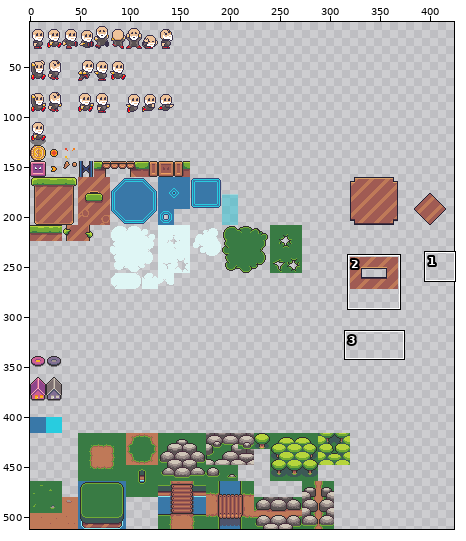
Sprite sheet -- ArkMethorst/bin/x86/Debug/Content/entities/enemy/frbplatformer.png. The first picture is a wide view before the edit; the outline marks the close-up.
Close-up. As it was:
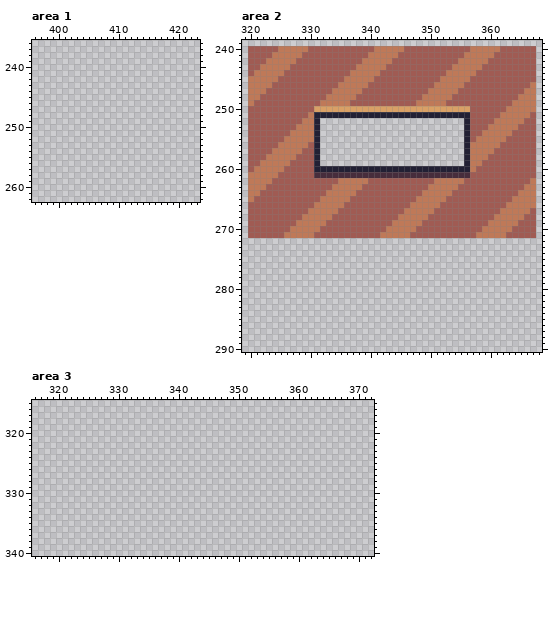
The file is 512x512 pixels. Colours within 5 levels of each other are drawn and written as one. Shown: area 1: x 396..423, y 236..262; area 2: x 319..368, y 239..290; area 3: x 316..372, y 315..340. The wide view leaves out empty margins.
Now the later version:
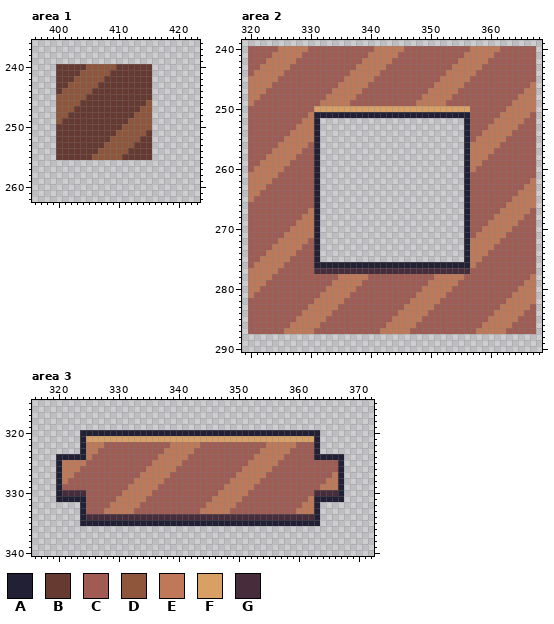
Palette (. is transparent): A #222034  B #663931  C #a05b53  D #8f563b  E #bf7958  F #d9a066  G #472d3c
What changed:
Area 1:
y 240: x 400..415 ................ -> BBBBBDDDDDBBBBBB
y 241: x 400..415 ................ -> BBBBDDDDDBBBBBBB
y 242: x 400..415 ................ -> BBBDDDDDBBBBBBBB
y 243: x 400..415 ................ -> BBDDDDDBBBBBBBBB
y 244: x 400..415 ................ -> BDDDDDBBBBBBBBBB
y 245: x 400..415 ................ -> DDDDDBBBBBBBBBBB
y 246: x 400..415 ................ -> DDDDBBBBBBBBBBBD
y 247: x 400..415 ................ -> DDDBBBBBBBBBBBDD
y 248: x 400..415 ................ -> DDBBBBBBBBBBBDDD
y 249: x 400..415 ................ -> DBBBBBBBBBBBDDDD
y 250: x 400..415 ................ -> BBBBBBBBBBBDDDDD
y 251: x 400..415 ................ -> BBBBBBBBBBDDDDDB
y 252: x 400..415 ................ -> BBBBBBBBBDDDDDBB
y 253: x 400..415 ................ -> BBBBBBBBDDDDDBBB
y 254: x 400..415 ................ -> BBBBBBBDDDDDBBBB
y 255: x 400..415 ................ -> BBBBBBDDDDDBBBBB
Area 2:
y 260: x 332..355 AAAAAAAAAAAAAAAAAAAAAAAA -> ........................
y 261: x 331..356 GGGGGGGGGGGGGGGGGGGGGGGGGG -> A........................A
y 262: x 331..356 CCCCEEEEECCCCCCCCCCCEEEEEC -> A........................A
y 263: x 331..356 CCCEEEEECCCCCCCCCCCEEEEECC -> A........................A
y 264: x 331..356 CCEEEEECCCCCCCCCCCEEEEECCC -> A........................A
y 265: x 331..356 CEEEEECCCCCCCCCCCEEEEECCCC -> A........................A
y 266: x 331..356 EEEEECCCCCCCCCCCEEEEECCCCC -> A........................A
y 267: x 331..356 EEEECCCCCCCCCCCEEEEECCCCCC -> A........................A
y 268: x 331..356 EEECCCCCCCCCCCEEEEECCCCCCC -> A........................A
y 269: x 331..356 EECCCCCCCCCCCEEEEECCCCCCCC -> A........................A
y 270: x 331..356 ECCCCCCCCCCCEEEEECCCCCCCCC -> A........................A
y 271: x 331..356 CCCCCCCCCCCEEEEECCCCCCCCCC -> A........................A
y 272: x 320..331 ............ -> CCCCCEEEEECA; x 356..367 ............ -> AEEEEECCCCCC
y 273: x 320..331 ............ -> CCCCEEEEECCA; x 356..367 ............ -> AEEEECCCCCCC
y 274: x 320..331 ............ -> CCCEEEEECCCA; x 356..367 ............ -> AEEECCCCCCCC
y 275: x 320..331 ............ -> CCEEEEECCCCA; x 356..367 ............ -> AEECCCCCCCCC
y 276: x 320..367 ................................................ -> CEEEEECCCCCAAAAAAAAAAAAAAAAAAAAAAAAAAECCCCCCCCCC
y 277: x 320..367 ................................................ -> EEEEECCCCCCGGGGGGGGGGGGGGGGGGGGGGGGGGCCCCCCCCCCC
y 278: x 320..367 ................................................ -> EEEECCCCCCCCCCCEEEEECCCCCCCCCCCEEEEECCCCCCCCCCCE
y 279: x 320..367 ................................................ -> EEECCCCCCCCCCCEEEEECCCCCCCCCCCEEEEECCCCCCCCCCCEE
y 280: x 320..367 ................................................ -> EECCCCCCCCCCCEEEEECCCCCCCCCCCEEEEECCCCCCCCCCCEEE
y 281: x 320..367 ................................................ -> ECCCCCCCCCCCEEEEECCCCCCCCCCCEEEEECCCCCCCCCCCEEEE
y 282: x 320..367 ................................................ -> CCCCCCCCCCCEEEEECCCCCCCCCCCEEEEECCCCCCCCCCCEEEEE
y 283: x 320..367 ................................................ -> CCCCCCCCCCEEEEECCCCCCCCCCCEEEEECCCCCCCCCCCEEEEEC
y 284: x 320..367 ................................................ -> CCCCCCCCCEEEEECCCCCCCCCCCEEEEECCCCCCCCCCCEEEEECC
y 285: x 320..367 ................................................ -> CCCCCCCCEEEEECCCCCCCCCCCEEEEECCCCCCCCCCCEEEEECCC
y 286: x 320..367 ................................................ -> CCCCCCCEEEEECCCCCCCCCCCEEEEECCCCCCCCCCCEEEEECCCC
y 287: x 320..367 ................................................ -> CCCCCCEEEEECCCCCCCCCCCEEEEECCCCCCCCCCCEEEEECCCCC
Area 3:
y 320: x 324..363 ........................................ -> AAAAAAAAAAAAAAAAAAAAAAAAAAAAAAAAAAAAAAAA
y 321: x 324..363 ........................................ -> AFFFFFFFFFFFFFFFFFFFFFFFFFFFFFFFFFFFFFFA
y 322: x 324..363 ........................................ -> AEEECCCCCCCCCCCEEEEECCCCCCCCCCCEEEEECCCA
y 323: x 324..363 ........................................ -> AEECCCCCCCCCCCEEEEECCCCCCCCCCCEEEEECCCCA
y 324: x 320..367 ................................................ -> AAAAAECCCCCCCCCCCEEEEECCCCCCCCCCCEEEEECCCCCAAAAA
y 325: x 320..367 ................................................ -> AEEEECCCCCCCCCCCEEEEECCCCCCCCCCCEEEEECCCCCCCCCCA
y 326: x 320..367 ................................................ -> AEEECCCCCCCCCCCEEEEECCCCCCCCCCCEEEEECCCCCCCCCCCA
y 327: x 320..367 ................................................ -> AEECCCCCCCCCCCEEEEECCCCCCCCCCCEEEEECCCCCCCCCCCEA
y 328: x 320..367 ................................................ -> AECCCCCCCCCCCEEEEECCCCCCCCCCCEEEEECCCCCCCCCCCEEA
y 329: x 320..367 ................................................ -> ACCCCCCCCCCCEEEEECCCCCCCCCCCEEEEECCCCCCCCCCCEEEA
y 330: x 320..367 ................................................ -> AGGGGCCCCCCEEEEECCCCCCCCCCCEEEEECCCCCCCCCCCGGGGA
y 331: x 320..367 ................................................ -> AAAAACCCCCEEEEECCCCCCCCCCCEEEEECCCCCCCCCCCEAAAAA
y 332: x 324..363 ........................................ -> ACCCCEEEEECCCCCCCCCCCEEEEECCCCCCCCCCCEEA
y 333: x 324..363 ........................................ -> ACCCEEEEECCCCCCCCCCCEEEEECCCCCCCCCCCEEEA
y 334: x 324..363 ........................................ -> AGGGGGGGGGGGGGGGGGGGGGGGGGGGGGGGGGGGGGGA
y 335: x 324..363 ........................................ -> AAAAAAAAAAAAAAAAAAAAAAAAAAAAAAAAAAAAAAAA
